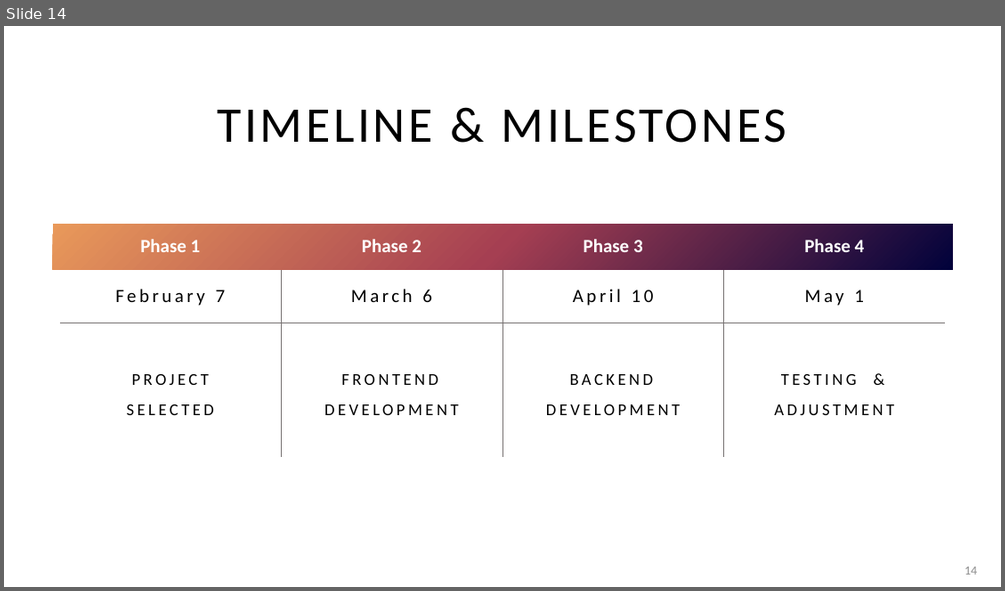
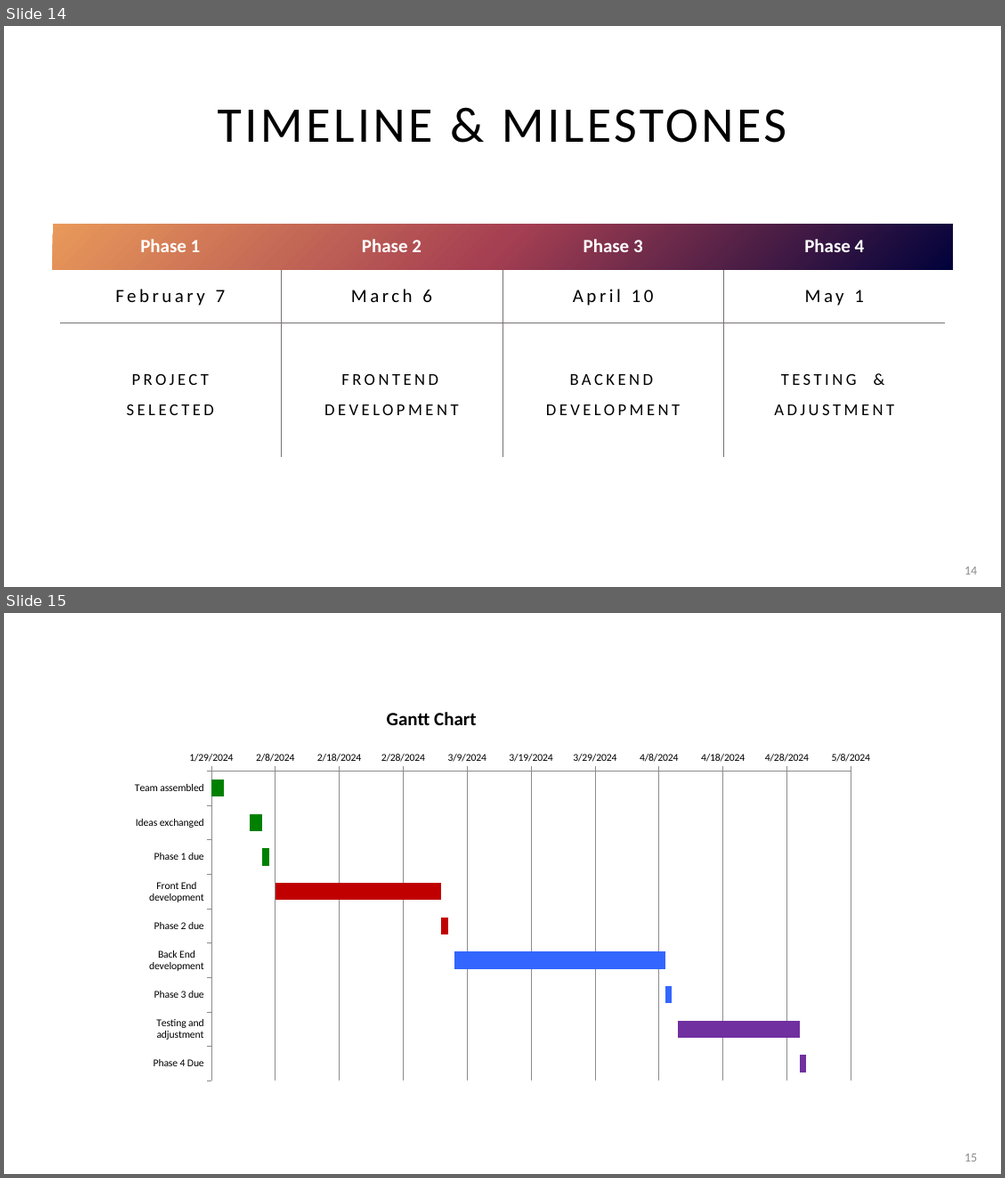
Before and after one commit to adriaonline/CPT200SP24-Team1, a slide deck: Phase 2 Docs/Phase 2 - Presentation.pptx. Shown one above the other, each under a label of ours: slide 14 before the commit, slides 14 and 15 after it. The pictures are 1005x591 and 1005x1178 pixels, drawn with LibreOffice and Linux fonts; fonts in the diff are those of the drawing. Boxes give left, top, right and bottom in pixels: in the first picture for what was removed or moved away, otherwise in the second. Text is boxed around its words. In the diff, an @@ line names an element or a change of style, - is before the commit and + after.

Commit message:
Updated Phase 2 docs, Added Phase 3 docs

```diff
--- a/Phase 2 Docs/Phase 2 - Presentation.pptx
+++ b/Phase 2 Docs/Phase 2 - Presentation.pptx
@@ slide 15 added at <box>4,613,1001,1174</box>, background #FFFFFF @@
@@ bar stacked chart added at <box>119,698,885,1088</box> @@
+title "Gantt Chart"
+categories: Team assembled, Ideas exchanged, Phase 1 due, Front End development, Phase 2 due, Back End development, Phase 3 due, Testing and adjustment, Phase 4 Due
+Series 1: 45319, 45326, 45328, 45330, 45356, 45358, 45391, 45393, 45412
+Series 2: 3, 2, 1, 26, 1, 33, 1, 19, 1
@@ page number added at <box>964,1153,977,1161</box>, 12 pt, text #8C8C8C @@
+15
```
Also in this commit, not shown: 8 other files.
